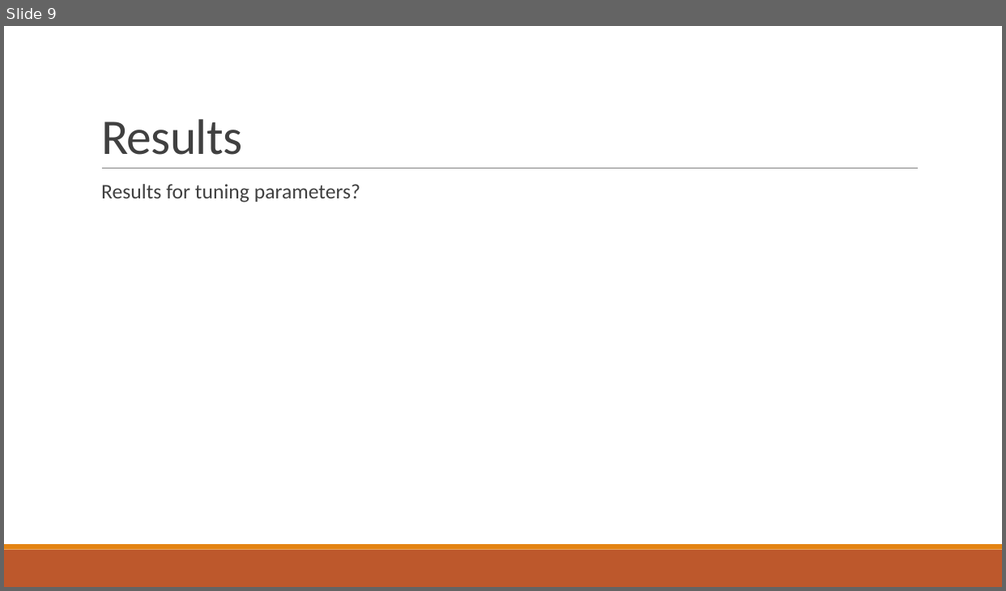
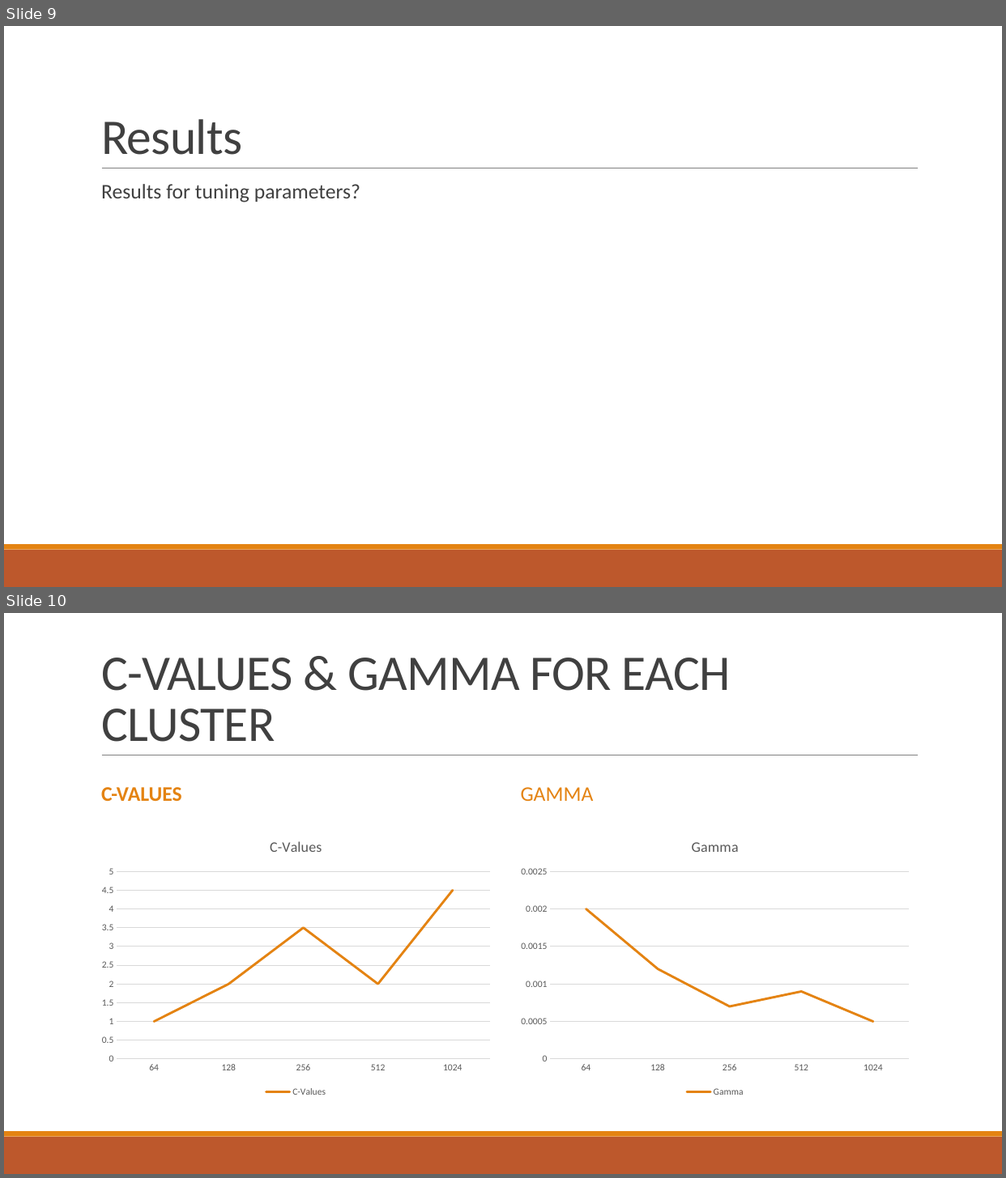
Before and after one commit to crabtreej/CrashAudioClassifier, a slide deck: AI_2_Presentation.pptx. Shown one above the other, each under a label of ours: slide 9 before the commit, slides 9 and 10 after it. The pictures are 1006x591 and 1006x1178 pixels, drawn with LibreOffice and Linux fonts; fonts in the diff are those of the drawing. Boxes give left, top, right and bottom in pixels: in the first picture for what was removed or moved away, otherwise in the second. Text is boxed around its words. In the diff, an @@ line names an element or a change of style, - is before the commit and + after.

```diff
--- a/AI_2_Presentation.pptx
+++ b/AI_2_Presentation.pptx
@@ slide 10 added at (x1=4, y1=613, x2=1002, y2=1174), background #FFFFFF; not listed: 3 template elements that a slide beside it also shows @@
@@ title added at (x1=101, y1=658, x2=731, y2=742), 48 pt, text #404040 @@
+C-VALUES & GAMMA FOR EACH CLUSTER
@@ text added at (x1=101, y1=787, x2=182, y2=801), 20 pt, text #E48312, bold @@
+C-VALUES
@@ text added at (x1=521, y1=787, x2=594, y2=801), 20 pt, text #E48312 @@
+GAMMA
@@ line chart added at (x1=94, y1=824, x2=498, y2=1101) @@
+title "C-Values"
+categories: 64, 128, 256, 512, 1024
+C-Values: 1, 2, 3.5, 2, 4.5
@@ line chart added at (x1=513, y1=824, x2=918, y2=1101) @@
+title "Gamma"
+categories: 64, 128, 256, 512, 1024
+Gamma: 0.002, 0.0012, 0.0007, 0.0009, 0.0005
```
Also in this commit, not shown: 1 slide changed.
